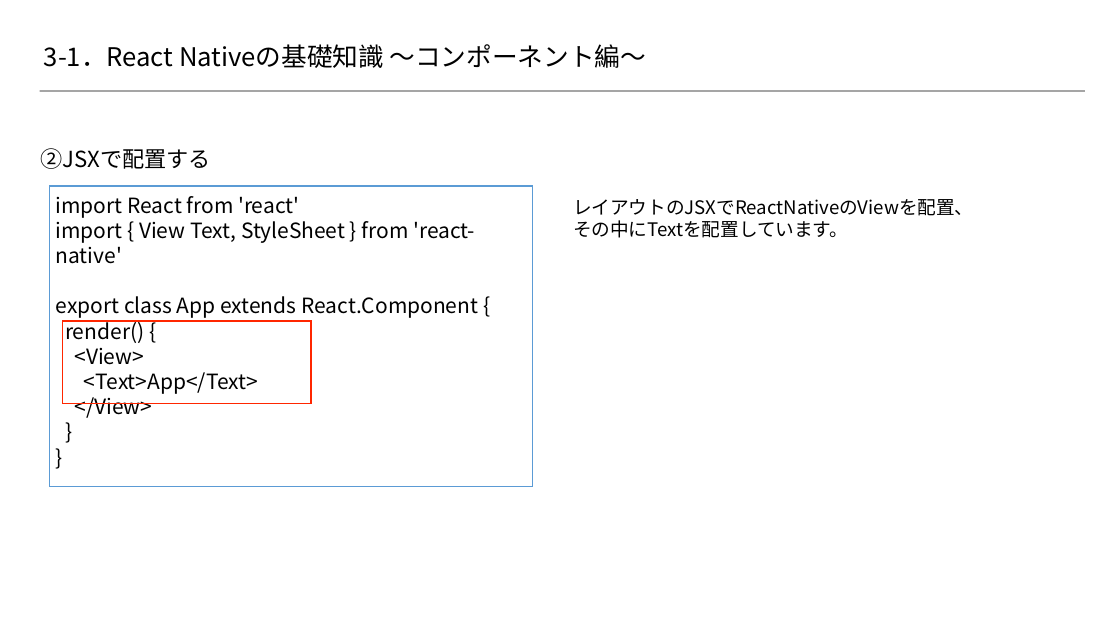
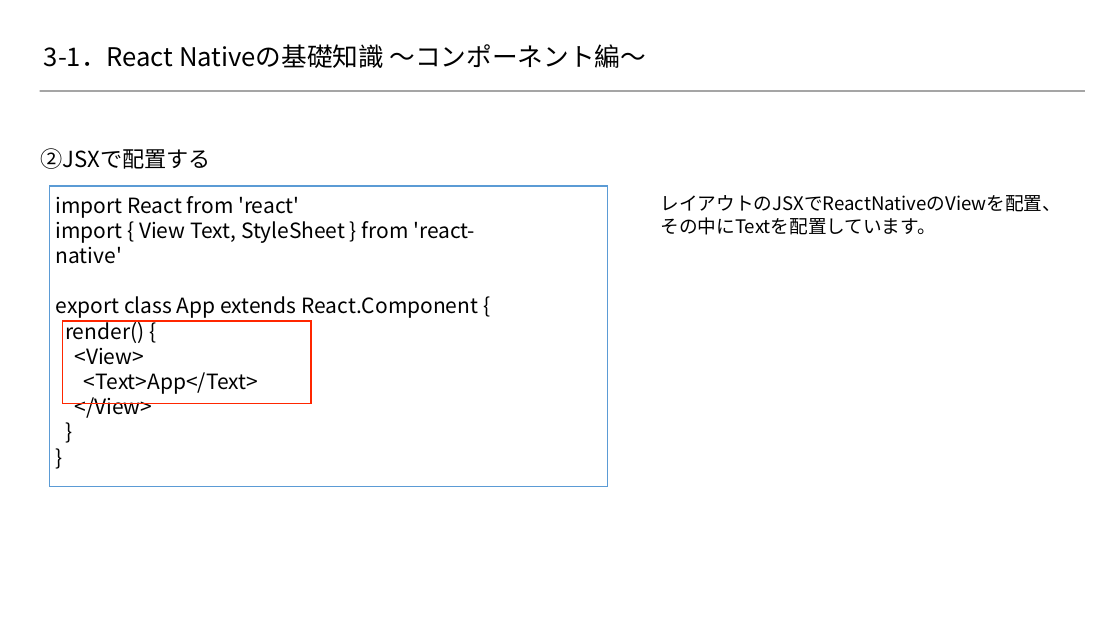
Before and after one commit to 2018SYSTEMI34/diary, a slide deck: slide 3 of doc/02_SlideShare/01.ネタ/３_ReactNative基礎知識/3-1.pptx. Drawn at 1120x630 pixels with LibreOffice and Linux fonts; fonts in the diff are those of the drawing; background and template pictures are left out. Boxes give left, top, right and bottom in pixels: in the first picture for what was removed or moved away, otherwise in the second. Text is boxed around its words. In the diff, an @@ line names an element or a change of style, - is before the commit and + after.

Commit message:
ReactNative基礎知識　図形のずれを修正
図形のずれを修正

```diff
--- a/doc/02_SlideShare/01.ネタ/３_ReactNative基礎知識/3-1.pptx
+++ b/doc/02_SlideShare/01.ネタ/３_ReactNative基礎知識/3-1.pptx
@@ rectangle: place and size @@
-rectangle at box(50, 186, 533, 486)
+rectangle at box(50, 186, 608, 486)
@@ text "レイアウトのJSXでReactNativeのViewを配置、": place and size @@
-text "レイアウトのJSXでReactNativeのViewを配置、" at box(573, 199, 973, 238)
+text "レイアウトのJSXでReactNativeのViewを配置、" at box(661, 195, 1061, 235)
```
Also in this commit, not shown: 4 other slides changed.
